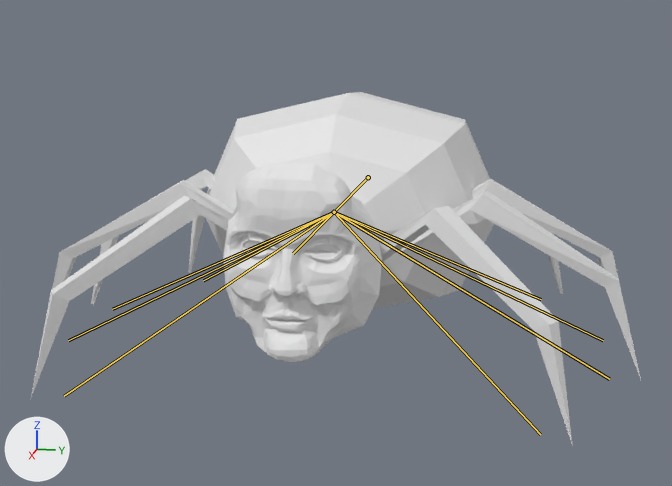
The Blender file data/creatures/spider_queen/spider_queen.blend as it was, and as the next commit left it.
Rendered twice from a 50 mm lens placed at (13.97, 2.99, 5.41), pointed at (0.05, 0.2, 1.93). Arrows for +X, +Y and +Z are at lower left; the lights stay in place. Both versions are drawn at the pose saved in each file; the numbers are the values there. The bones that change are drawn over the model as lines.

The first picture shows 'MeshCorpse', 'MeshLegs'.
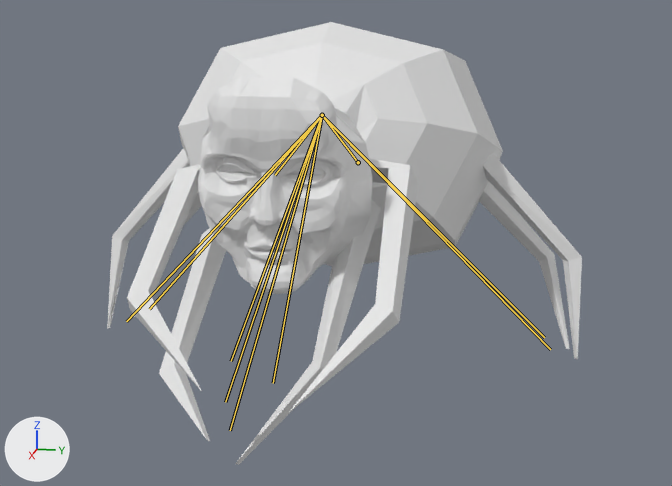
Location of each change, [x1, y1, x2, y2] in pixels of the pictures (672 x 486 px):
'MeshCorpse', posed (13% wider)
    before: [206, 92, 494, 362]
    after: [178, 22, 503, 294]
'MeshLegs', posed (22% narrower, 16% taller)
    before: [30, 169, 641, 443]
    after: [107, 148, 582, 465]
bone 'CorpsBack', root to tip
    before: (368, 177) to (334, 212)
    after: (358, 162) to (322, 115)
bone 'CorpseFront', root to tip
    before: (334, 212) to (293, 253)
    after: (322, 115) to (275, 175)
bone 'Leg4.L', root to tip
    before: (334, 212) to (541, 299)
    after: (322, 115) to (544, 337)
bone 'Leg3.L', root to tip
    before: (334, 212) to (603, 340)
    after: (322, 115) to (550, 349)
bone 'Leg2.L', root to tip
    before: (334, 212) to (609, 379)
    after: (322, 115) to (230, 430)
bone 'Leg1.L', root to tip
    before: (334, 212) to (540, 434)
    after: (322, 115) to (273, 383)
bone 'Leg1.R', root to tip
    before: (334, 212) to (64, 396)
    after: (322, 115) to (231, 361)
bone 'Leg2.R', root to tip
    before: (334, 212) to (68, 340)
    after: (322, 115) to (225, 402)
bone 'Leg3.R', root to tip
    before: (334, 212) to (112, 309)
    after: (322, 115) to (126, 321)
bone 'Leg4.R', root to tip
    before: (334, 212) to (203, 280)
    after: (322, 115) to (149, 309)

Diff of the bpy script that builds the scene:
```diff
--- a/data/creatures/spider_queen/spider_queen.blend.py
+++ b/data/creatures/spider_queen/spider_queen.blend.py
@@ bone_corpsback @@
 bone_corpsback = bpy.data.objects['Armature'].pose.bones['CorpsBack']
-bone_corpsback.location = (0.0, 0.0, 0.0)
-bone_corpsback.rotation_quaternion = (1.0, 0.0, 0.0, 0.0)  # degrees (0, 0, 0)
+bone_corpsback.location = (0.0, 1.15, 0.47)
+bone_corpsback.rotation_quaternion = (0.984, 0.18, 0.0, 0.0)  # degrees (21, 0, 0)
@@ bone_corpsefront @@
 bone_corpsefront = bpy.data.objects['Armature'].pose.bones['CorpseFront']  # child of 'CorpsBack'
-bone_corpsefront.location = (0.0, 0.0, 0.0)
-bone_corpsefront.rotation_quaternion = (1.0, 0.0, 0.0, 0.0)  # degrees (0, 0, 0)
+bone_corpsefront.location = (0.0, 0.82, -0.53)
+bone_corpsefront.rotation_quaternion = (0.966, -0.259, 0.0, 0.0)  # degrees (-30, 0, 0)
@@ bone_leg4_l @@
 bone_leg4_l = bpy.data.objects['Armature'].pose.bones['Leg4.L']  # child of 'CorpsBack'
-bone_leg4_l.location = (0.0, 0.0, 0.0)
-bone_leg4_l.rotation_quaternion = (1.0, 0.0, 0.0, 0.0)  # degrees (0, 0, 0)
+bone_leg4_l.location = (-0.46, 0.3, 0.17)
+bone_leg4_l.rotation_quaternion = (0.988, -0.091, -0.102, -0.066)  # degrees (-10, -12, -7)
@@ bone_leg3_l @@
 bone_leg3_l = bpy.data.objects['Armature'].pose.bones['Leg3.L']  # child of 'CorpsBack'
-bone_leg3_l.location = (0.0, 0.0, 0.0)
-bone_leg3_l.rotation_quaternion = (1.0, 0.0, 0.0, 0.0)  # degrees (0, 0, 0)
+bone_leg3_l.location = (0.04, 0.52, 0.17)
+bone_leg3_l.rotation_quaternion = (0.988, -0.127, -0.017, 0.084)  # degrees (-15, -1, 10)
@@ bone_leg2_l @@
 bone_leg2_l = bpy.data.objects['Armature'].pose.bones['Leg2.L']  # child of 'CorpsBack'
-bone_leg2_l.location = (0.0, 0.0, 0.0)
-bone_leg2_l.rotation_quaternion = (1.0, 0.0, 0.0, 0.0)  # degrees (0, 0, 0)
+bone_leg2_l.location = (0.41, 1.26, 0.06)
+bone_leg2_l.rotation_quaternion = (0.834, -0.475, 0.07, -0.271)  # degrees (-57, -8, -32)
@@ bone_leg1_l @@
 bone_leg1_l = bpy.data.objects['Armature'].pose.bones['Leg1.L']  # child of 'CorpsBack'
-bone_leg1_l.location = (0.0, 0.0, 0.0)
-bone_leg1_l.rotation_quaternion = (1.0, 0.0, 0.0, 0.0)  # degrees (0, 0, 0)
+bone_leg1_l.location = (-0.98, 1.38, 0.12)
+bone_leg1_l.rotation_quaternion = (0.888, -0.333, -0.31, -0.07)  # degrees (-43, -37, 6)
@@ bone_leg1_r @@
 bone_leg1_r = bpy.data.objects['Armature'].pose.bones['Leg1.R']  # child of 'CorpsBack'
-bone_leg1_r.location = (0.0, 0.0, 0.0)
-bone_leg1_r.rotation_quaternion = (1.0, 0.0, 0.0, 0.0)  # degrees (0, 0, 0)
+bone_leg1_r.location = (0.51, 1.55, -1.18)
+bone_leg1_r.rotation_quaternion = (0.844, -0.036, 0.398, 0.358)  # degrees (18, 44, 53)
@@ bone_leg2_r @@
 bone_leg2_r = bpy.data.objects['Armature'].pose.bones['Leg2.R']  # child of 'CorpsBack'
-bone_leg2_r.location = (0.0, 0.0, 0.0)
-bone_leg2_r.rotation_quaternion = (1.0, 0.0, 0.0, 0.0)  # degrees (0, 0, 0)
+bone_leg2_r.location = (-2.11, 3.36, -2.09)
+bone_leg2_r.rotation_quaternion = (0.757, 0.387, 0.431, 0.303)  # degrees (69, 25, 61)
@@ bone_leg3_r @@
 bone_leg3_r = bpy.data.objects['Armature'].pose.bones['Leg3.R']  # child of 'CorpsBack'
-bone_leg3_r.location = (0.0, 0.0, 0.0)
-bone_leg3_r.rotation_quaternion = (1.0, 0.0, 0.0, 0.0)  # degrees (0, 0, 0)
+bone_leg3_r.location = (-0.09, 0.53, -0.18)
+bone_leg3_r.rotation_quaternion = (0.988, 0.154, 0.018, -0.025)  # degrees (18, 2, -3)
@@ bone_leg4_r @@
 bone_leg4_r = bpy.data.objects['Armature'].pose.bones['Leg4.R']  # child of 'CorpsBack'
-bone_leg4_r.location = (0.0, 0.0, 0.0)
-bone_leg4_r.rotation_quaternion = (1.0, 0.0, 0.0, 0.0)  # degrees (0, 0, 0)
+bone_leg4_r.location = (-0.03, 0.27, 0.45)
+bone_leg4_r.rotation_quaternion = (0.99, -0.084, 0.094, -0.062)  # degrees (-10, 10, -8)
```
